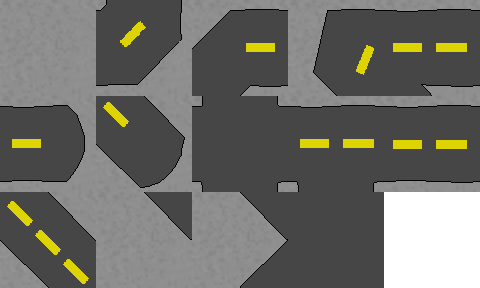
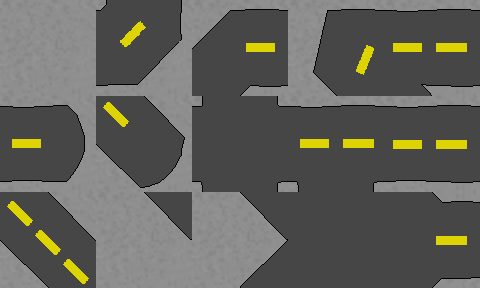
Before/after of a (480, 288) layered artwork. What changed in the layer stack:
removed layer "Layer 8" over (384, 192, 467, 284)
added layer "Layer 11" above "Layer 1" over (384, 192, 467, 284)
added layer "Layer 10" above "Hue/Saturation 1" over (384, 192, 480, 288)
painted on "workable" over (384, 192, 480, 288)
added layer "Layer 10 copy" above "Layer 0" over (384, 192, 480, 288)
added layer "Layer 0" over (384, 192, 480, 288)
